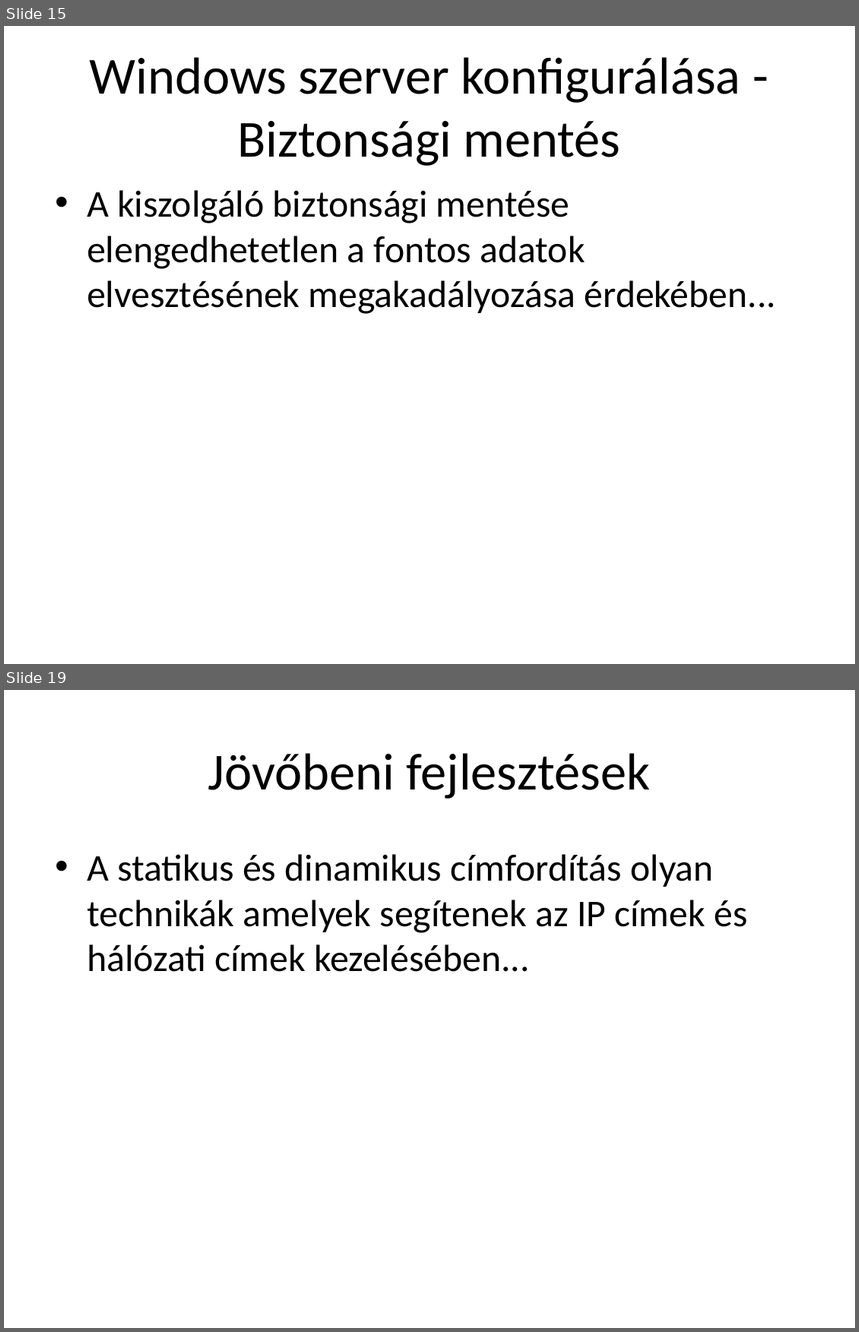
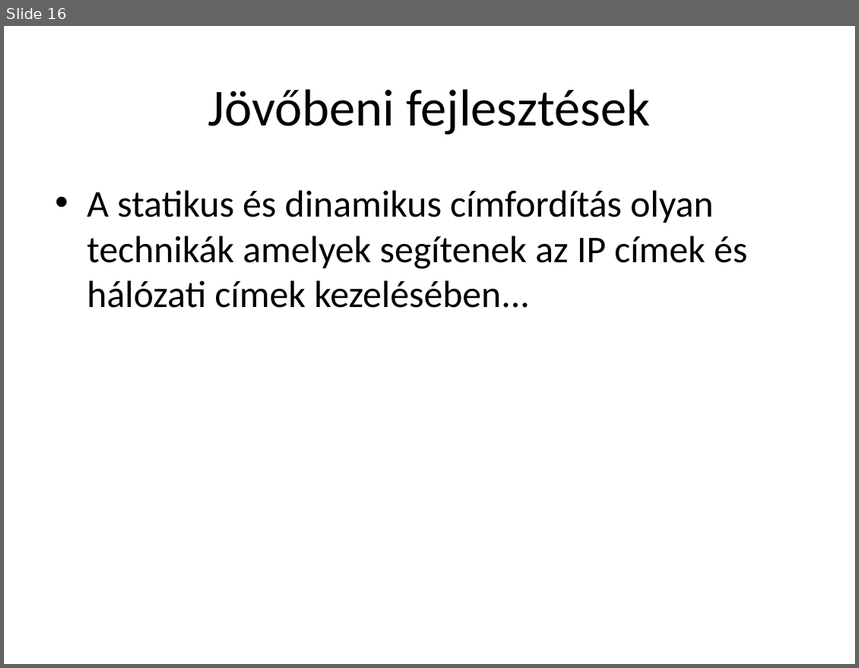
Before and after one commit to LocskaG/Uzemelteto_vizsgaremek_2024, a slide deck: BEMUTATÓ/Halozattervezesi_vizsgaremek_ppt.pptx. Shown one above the other, each under a label of ours: slides 15 and 19 before the commit, slide 16 after it; the slides between them are not shown. The pictures are 859x1332 and 859x668 pixels, drawn with LibreOffice and Linux fonts; fonts in the diff are those of the drawing. Boxes give left, top, right and bottom in pixels: in the first picture for what was removed or moved away, otherwise in the second. Text is boxed around its words. In the diff, an @@ line names an element or a change of style, - is before the commit and + after.

```diff
--- a/BEMUTATÓ/Halozattervezesi_vizsgaremek_ppt.pptx
+++ b/BEMUTATÓ/Halozattervezesi_vizsgaremek_ppt.pptx
@@ slide 15 removed at (4, 26, 855, 664), background #FFFFFF @@
@@ title removed at (90, 57, 740, 166) @@
-Windows szerver konfigurálása - Biztonsági mentés
@@ text removed at (87, 190, 777, 314) @@
-• A kiszolgáló biztonsági mentése elengedhetetlen a fontos adatok elvesztésének megakadályozása érdekében...
@@ what was slide 19 is now slide 16 @@
```
Also in this commit, not shown: 13 slides changed, 2 slides added, 4 other slides removed.
